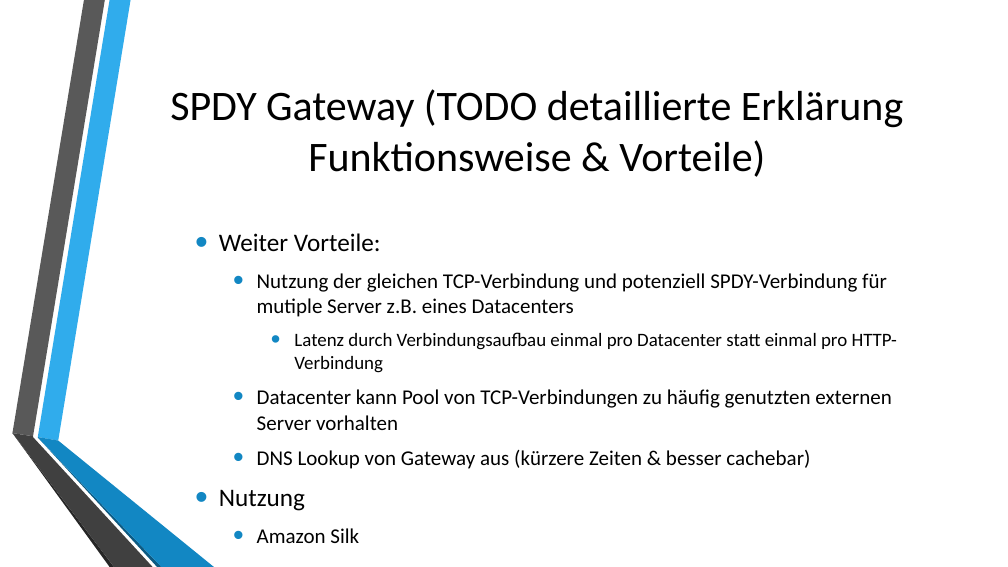
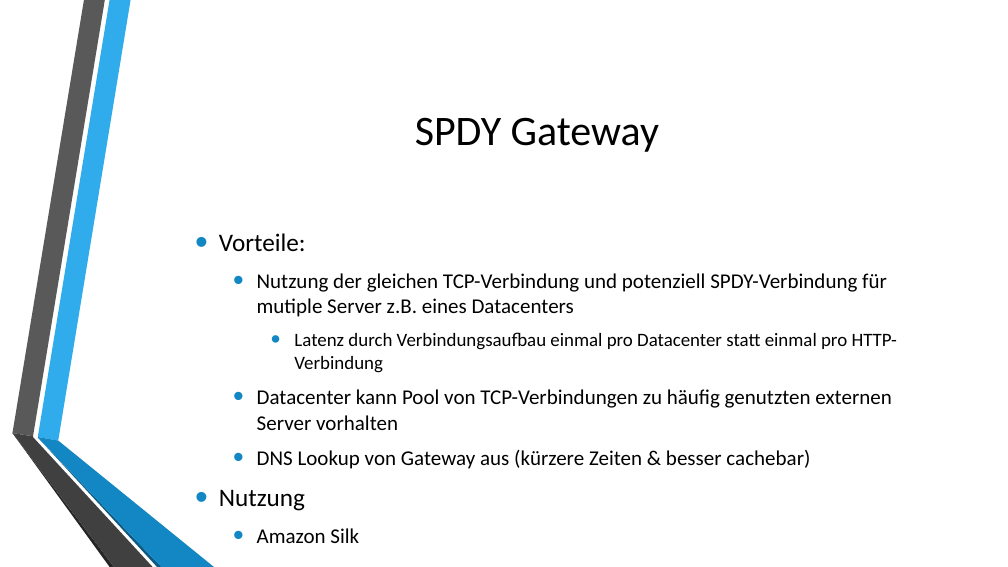
Before and after one commit to autarchprinceps/Reactive-Load-Generator, a slide deck: slide 13 of research/Präsentation.pptx. Drawn at 1008x567 pixels with LibreOffice and Linux fonts; fonts in the diff are those of the drawing; background and template pictures are left out. Boxes give left, top, right and bottom in pixels: in the first picture for what was removed or moved away, otherwise in the second. Text is boxed around its words. In the diff, an @@ line names an element or a change of style, - is before the commit and + after.

```diff
--- a/research/Präsentation.pptx
+++ b/research/Präsentation.pptx
@@ title at (415, 117, 659, 152): text changed @@
-SPDY Gateway (TODO detaillierte Erklärung Funktionsweise & Vorteile)
+SPDY Gateway
@@ text at (219, 233, 306, 251): text changed @@
-• Weiter Vorteile:
+• Vorteile:
```
Also in this commit, not shown: 7 other slides changed, 1 slide added, 1 other file.
